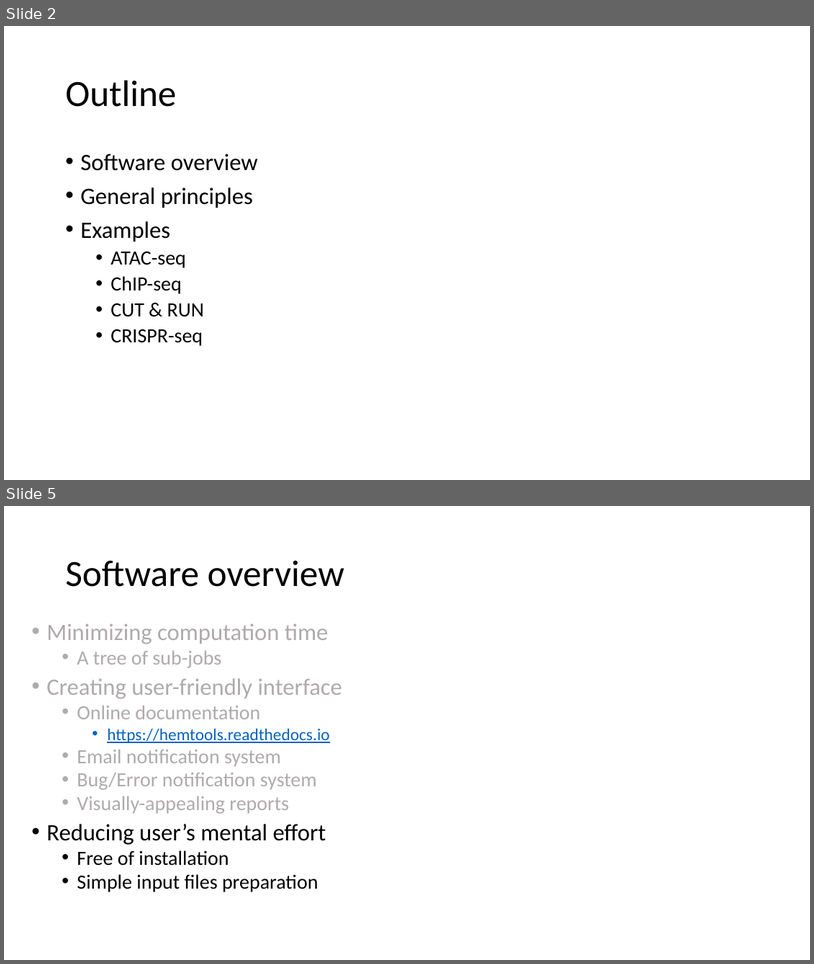
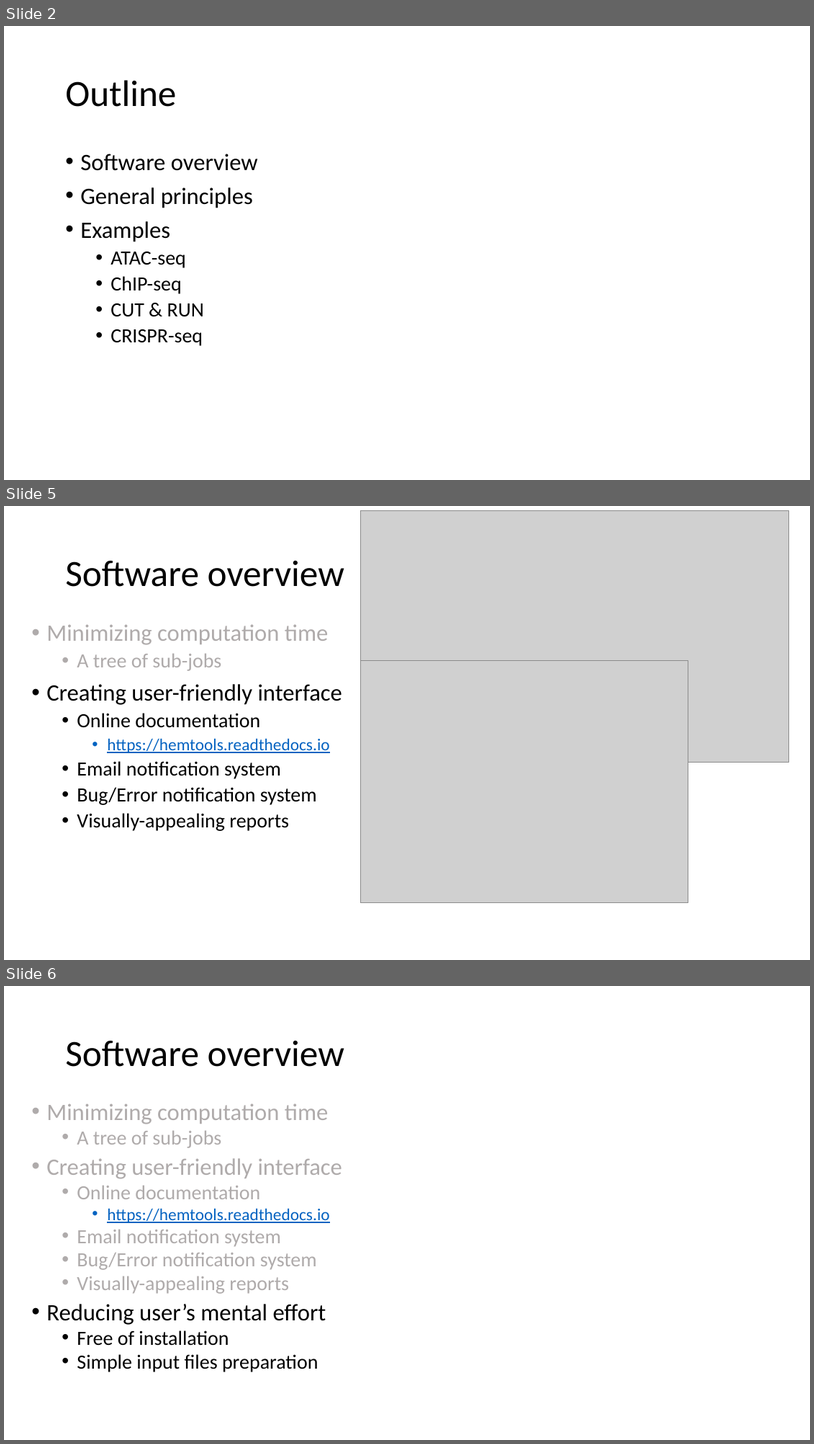
Before and after one commit to YichaoOU/HemTools, a slide deck: HemTools Tutorial.pptx. Shown one above the other, each under a label of ours: slides 2 and 5 before the commit, slides 2, 5 and 6 after it; the slides between them are not shown. The pictures are 814x964 and 814x1444 pixels, drawn with LibreOffice and Linux fonts; fonts in the diff are those of the drawing; grey boxes stand for pictures. Boxes give left, top, right and bottom in pixels: in the first picture for what was removed or moved away, otherwise in the second. Text is boxed around its words. In the diff, an @@ line names an element or a change of style, - is before the commit and + after.

```diff
--- a/HemTools Tutorial.pptx
+++ b/HemTools Tutorial.pptx
@@ slide 5 added at [4, 506, 810, 960], background #FFFFFF @@
@@ picture added at [361, 510, 790, 762] @@
@@ title added at [65, 560, 345, 587], 44 pt, text #000000 @@
+Software overview
@@ text added at [46, 624, 342, 831], 24 pt, text #000000 @@
+• Minimizing computation time
+  • A tree of sub-jobs
+• Creating user-friendly interface
+  • Online documentation
+    • https://hemtools.readthedocs.io
+  • Email notification system
+  • Bug/Error notification system
+  • Visually-appealing reports
@@ picture added at [361, 660, 688, 903] @@
@@ what was slide 5 is now slide 6 @@
```
Also in this commit, not shown: 2 slides changed, 32 other files.
